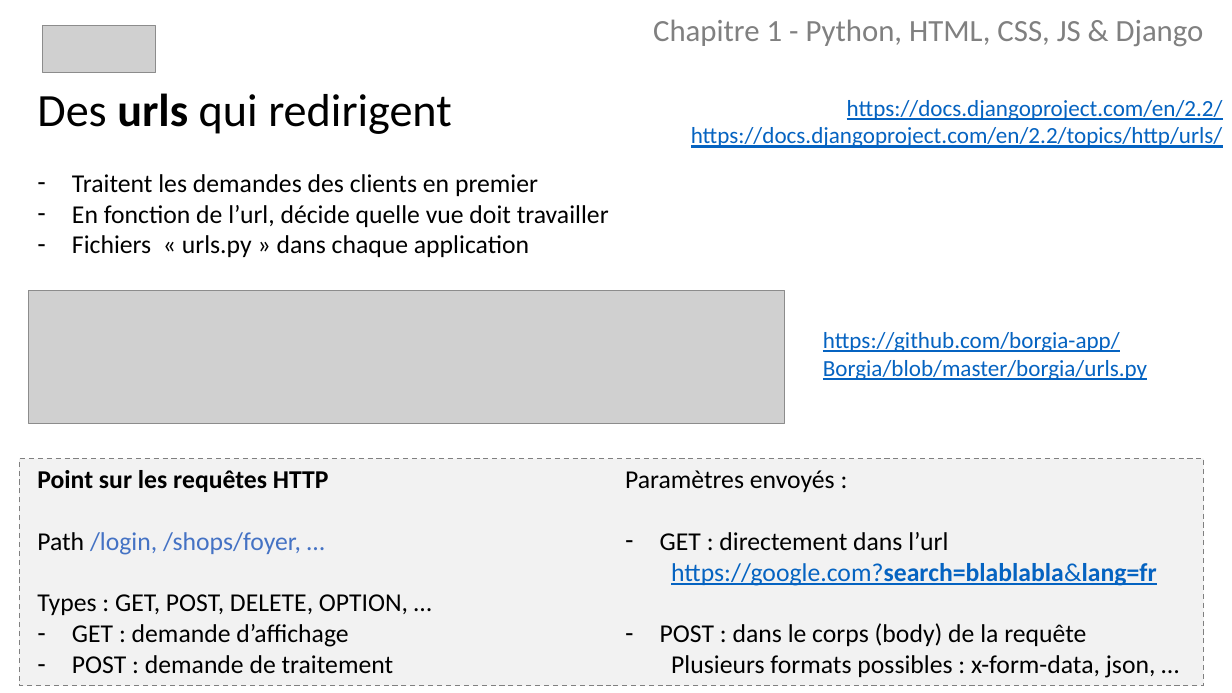
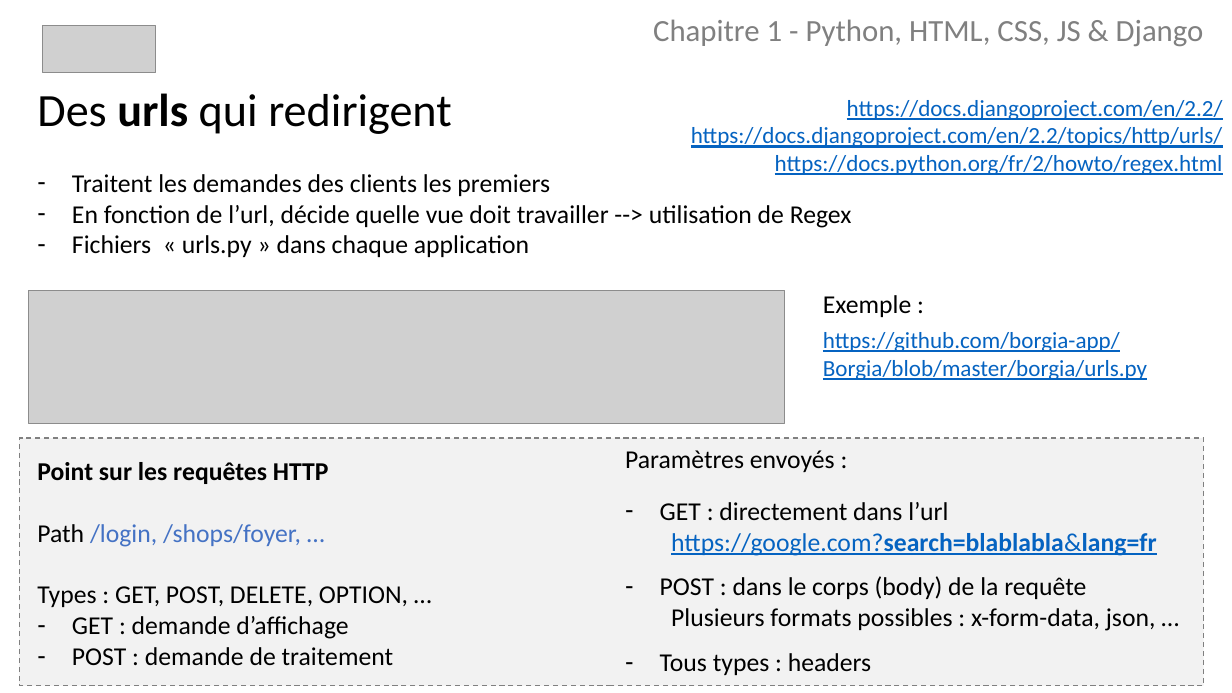
Before and after one commit to borgia-app/Borgia-docs, a slide deck: slide 11 of presentations/Python.pptx. Drawn at 1232x693 pixels with LibreOffice and Linux fonts; fonts in the diff are those of the drawing; grey boxes stand for pictures. Boxes give left, top, right and bottom in pixels: in the first picture for what was removed or moved away, otherwise in the second. Text is boxed around its words. In the diff, an @@ line names an element or a change of style, - is before the commit and + after.

```diff
--- a/presentations/Python.pptx
+++ b/presentations/Python.pptx
@@ text at (x1=72, y1=174, x2=852, y2=228): text changed @@
-– Traitent les demandes des clients en premier
-– En fonction de l’url, décide quelle vue doit travailler
+– Traitent les demandes des clients les premiers
+– En fonction de l’url, décide quelle vue doit travailler --> utilisation de Regex
@@ text at (x1=775, y1=155, x2=1223, y2=175): paragraph added @@
+https://docs.python.org/fr/2/howto/regex.html
@@ text added at (x1=823, y1=295, x2=911, y2=317), 20 pt, text #000000 @@
+Exemple :
@@ rectangle resized from (x1=19, y1=458, x2=1204, y2=686) to (x1=19, y1=438, x2=1204, y2=686) @@
@@ text "Paramètres envoyés :" moved from (x1=625, y1=470, x2=1156, y2=678) to (x1=625, y1=450, x2=1156, y2=675) @@
@@ text "Point sur les requêtes HTTP" moved from (x1=37, y1=470, x2=408, y2=673) to (x1=37, y1=462, x2=408, y2=665) @@
@@ text at (x1=660, y1=653, x2=871, y2=675): paragraph added @@
+– Tous types : headers
```
Also in this commit, not shown: 13 other slides changed, 10 slides added, 1 slide removed, 1 other file.
